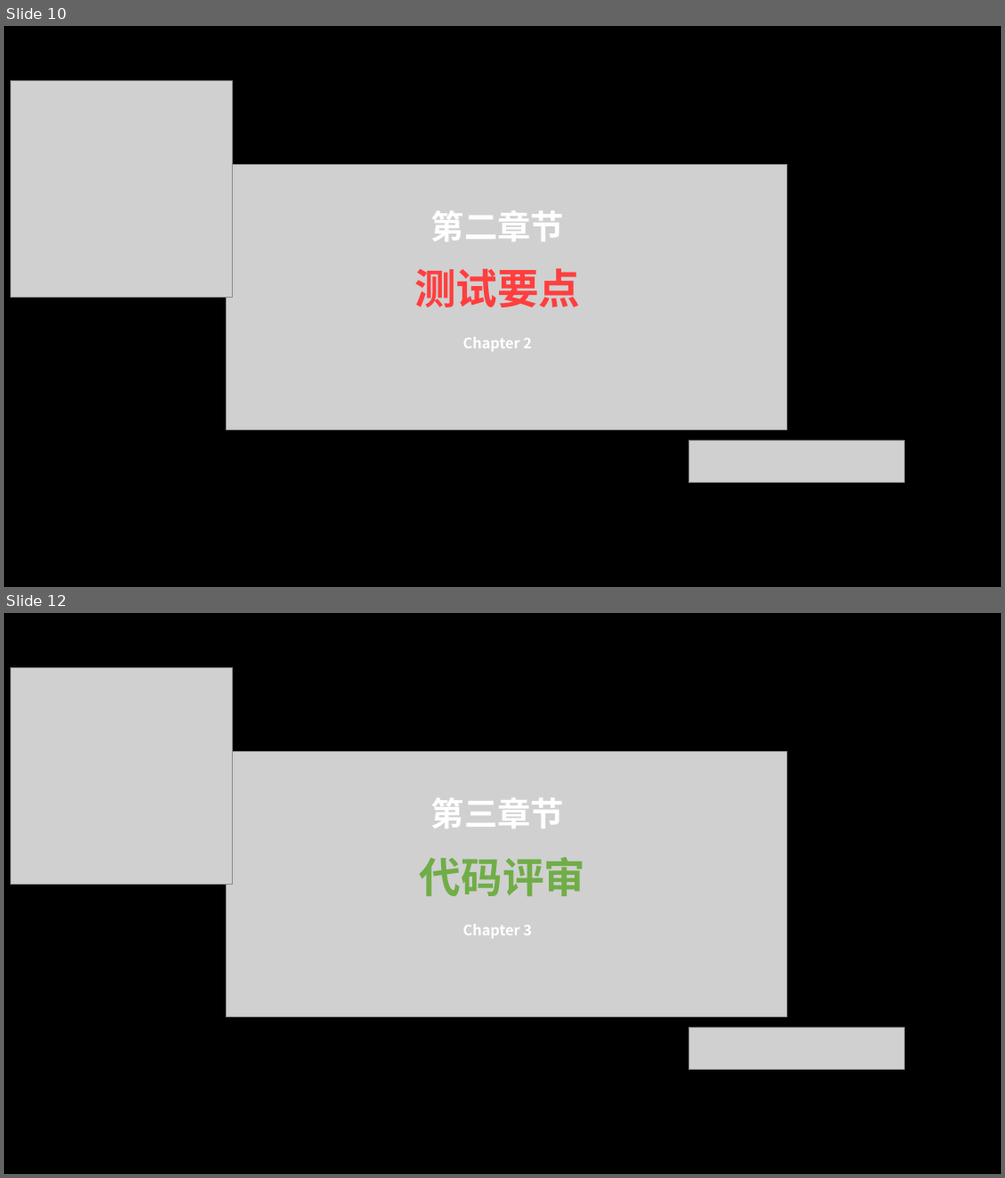
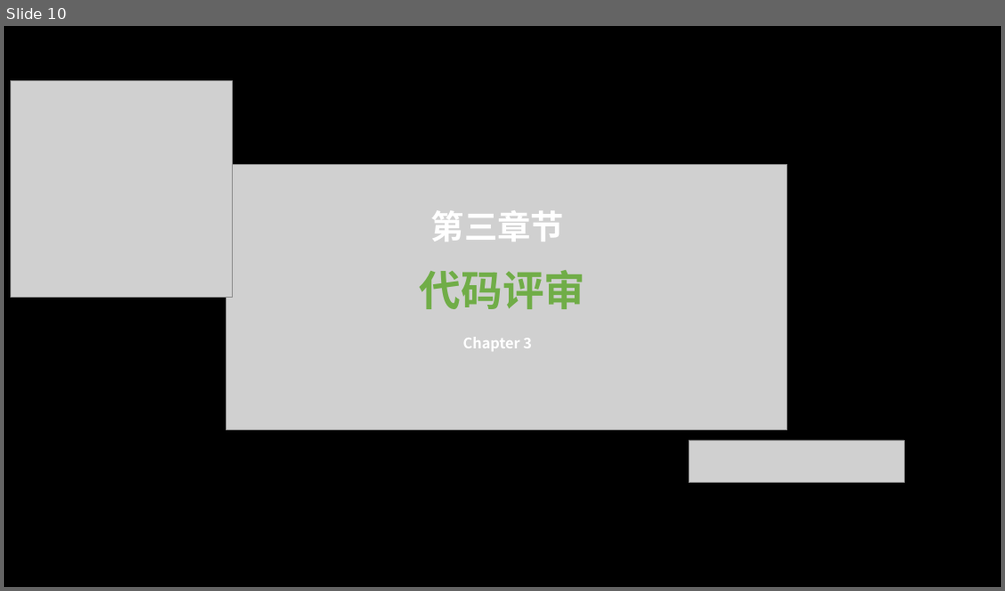
Before and after one commit to sebuaa2019/Team103, a slide deck: SE0514答辩TEAM103.pptx. Shown one above the other, each under a label of ours: slides 10 and 12 before the commit, slide 10 after it; the slides between them are not shown. The pictures are 1005x1178 and 1005x591 pixels, drawn with LibreOffice and Linux fonts; fonts in the diff are those of the drawing; grey boxes stand for pictures. Boxes give left, top, right and bottom in pixels: in the first picture for what was removed or moved away, otherwise in the second. Text is boxed around its words. In the diff, an @@ line names an element or a change of style, - is before the commit and + after.

```diff
--- a/SE0514答辩TEAM103.pptx
+++ b/SE0514答辩TEAM103.pptx
@@ slide 10 removed at (4, 26, 1001, 587), background #000000 @@
@@ picture removed at (11, 80, 232, 297) @@
@@ picture removed at (226, 164, 787, 429) @@
@@ text removed at (431, 210, 564, 241) @@
-第二章节
@@ text removed at (414, 268, 581, 307) @@
-测试要点
@@ text removed at (463, 337, 532, 351) @@
-Chapter 2
@@ picture removed at (689, 440, 905, 483) @@
@@ what was slide 12 is now slide 10 @@
```
Also in this commit, not shown: 1 slide changed, 1 other slide removed, 26 other files.
